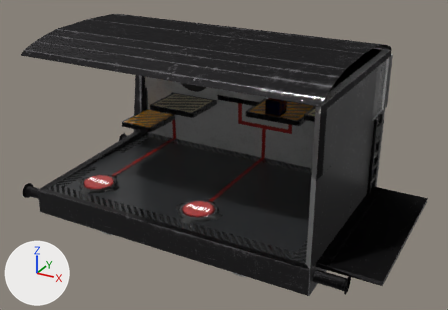
The OBJ model res/models/Levels/5/level5.obj as it was, and as the next commit left it.
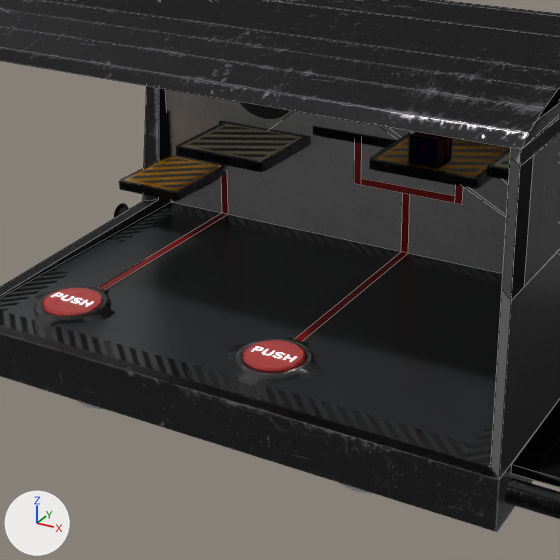
Each version is shown whole from a 50 mm camera at (70.79, -18.84, 10.9) aimed at (60.26, 0.3, 1.33), then close up on the part from 14% to 76% of the width and 11% to 100% of the height. The lights are fixed; the arrows at lower left show +X, +Y and +Z. The close-ups show mesh edges as thin lines. Where no turn or scale is listed for an object, it has been applied to the vertices.

The older version as bpy lines, for what is in view:
```python
mat_misc_005 = principled_material('Misc.005')
mat_misc_005.texture = img_kable_png
me_j_06_kable1 = bpy.data.meshes.new('J_06_Kable1')
me_j_06_kable1.from_pydata(...)  # 6 vertices, 2 faces; spans x 55.92..56.08, y -1.21..3.32, z 0.1..1.16
me_j_06_kable1.materials.append(mat_misc_005)  # picture img_kable_png
me_j_07_kable2_003 = bpy.data.meshes.new('J_07_kable2.003')
me_j_07_kable2_003.from_pydata(...)  # 16 vertices, 5 faces; spans x 59.3..61.78, y -1.41..3.32, z 0.09..2.51
me_j_07_kable2_003.materials.append(mat_misc_005)  # picture img_kable_png
me_w_left_wall_1_002 = bpy.data.meshes.new('W_left_wall_1.002')
me_w_left_wall_1_002.from_pydata(...)  # 19 vertices, 10 faces; spans x 54.24..54.5, y -3.62..3.58, z 0.09..5.97
me_w_left_wall_1_002.materials.append(mat_left_wallmaterial_005)
ob_j_06_kable1 = bpy.data.objects.new('J_06_Kable1', me_j_06_kable1)
ob_j_06_kable1.location = (0.0, 0.0, 0.0)
ob_j_07_kable2_003 = bpy.data.objects.new('J_07_kable2.003', me_j_07_kable2_003)
ob_j_07_kable2_003.location = (0.0, 0.0, 0.0)
ob_w_left_wall_1_002 = bpy.data.objects.new('W_left_wall_1.002', me_w_left_wall_1_002)
ob_w_left_wall_1_002.location = (0.0, 0.0, 0.0)
# also in view: 'W_right_wall_down_1.002' at (65.29, -0.02, 1.6); 'C_01_preasure_plate_decoration_1.001' at (55.99, -2.08, 0.14); 'X_Przejscie5' at (66.46, -0.09, 0.0); 'M_06_moving_platform_6' at (55.29, 2.39, 1.03); 'W_right_wall_up_1.002' at (65.29, -0.02, 5.23)
```
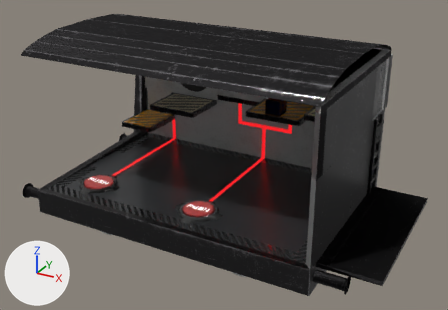
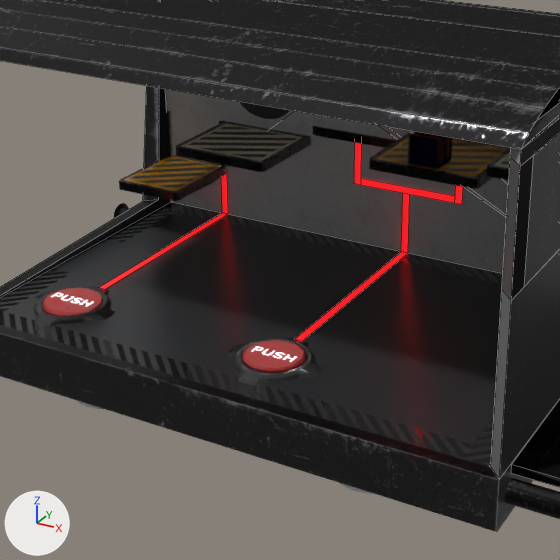
Pixel boxes [x1, y1, x2, y2] of what changed, in the close-ups (560 x 560 px):
'J_07_kable2.003', surface changed
    both: [295, 143, 463, 341]
'J_06_Kable1', surface changed
    both: [99, 174, 228, 289]

The change, as a diff of the scene's bpy script:
```diff
--- a/res/models/Levels/5/level5.obj.py
+++ b/res/models/Levels/5/level5.obj.py
@@ img_kable_emiss_png @@
+img_kable_emiss_png = load_image('kable_emiss.png', '../../Assets/kable_emiss.png', 1024, 1024, 'sRGB')
@@ mat_misc_005 @@
 n0 = _N.new('ShaderNodeBsdfPrincipled'); n0.name = 'Principled BSDF'
+n0.inputs[28].default_value = 1.0  # 'Emission Strength'
 n1 = _N.new('ShaderNodeOutputMaterial'); n1.name = 'Material Output'
@@ mat_misc_005 @@
 n2.image = img_kable_png
+n3 = _N.new('ShaderNodeTexImage'); n3.name = 'Image Texture.001'
+n3.image = img_kable_emiss_png
 _L.new(n2.outputs[0], n0.inputs[0])  # 'Color' to 'Base Color'
 _L.new(n0.outputs[0], n1.inputs[0])  # 'BSDF' to 'Surface'
+_L.new(n3.outputs[0], n0.inputs[27])  # 'Color' to 'Emission Color'
```
